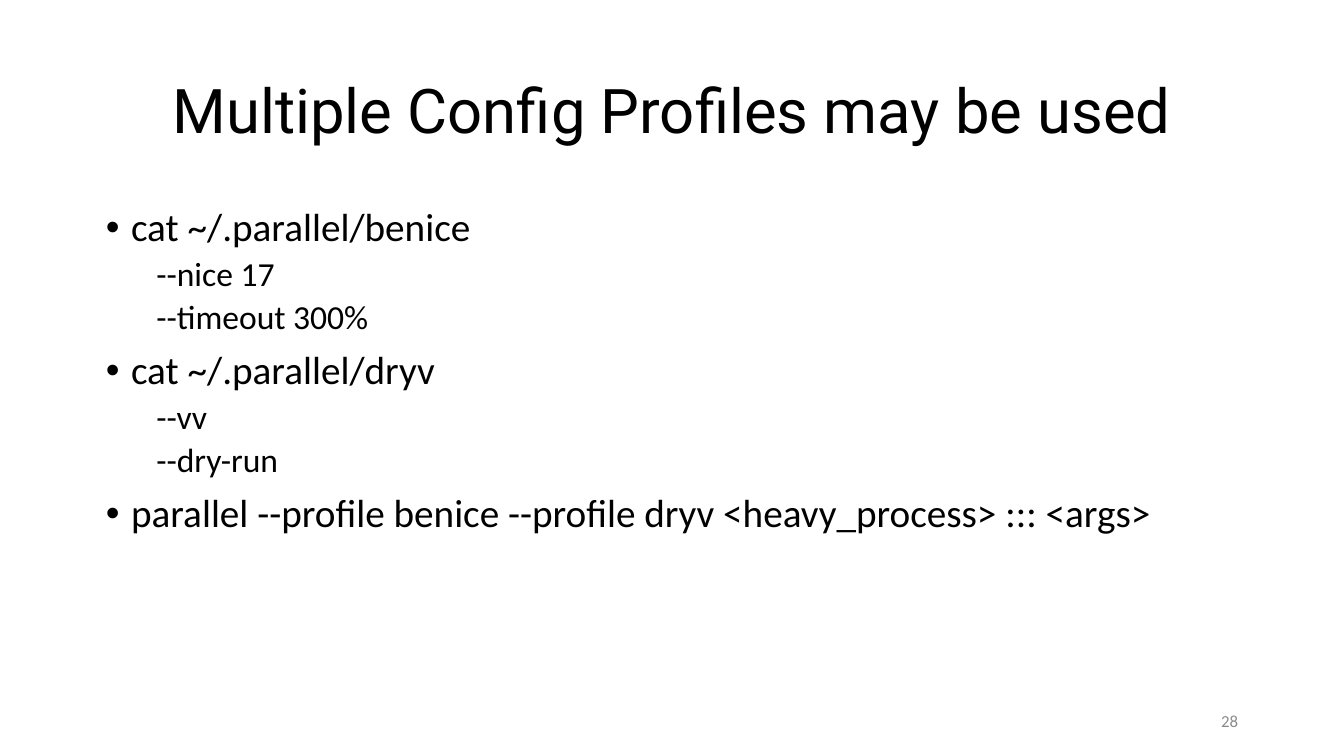
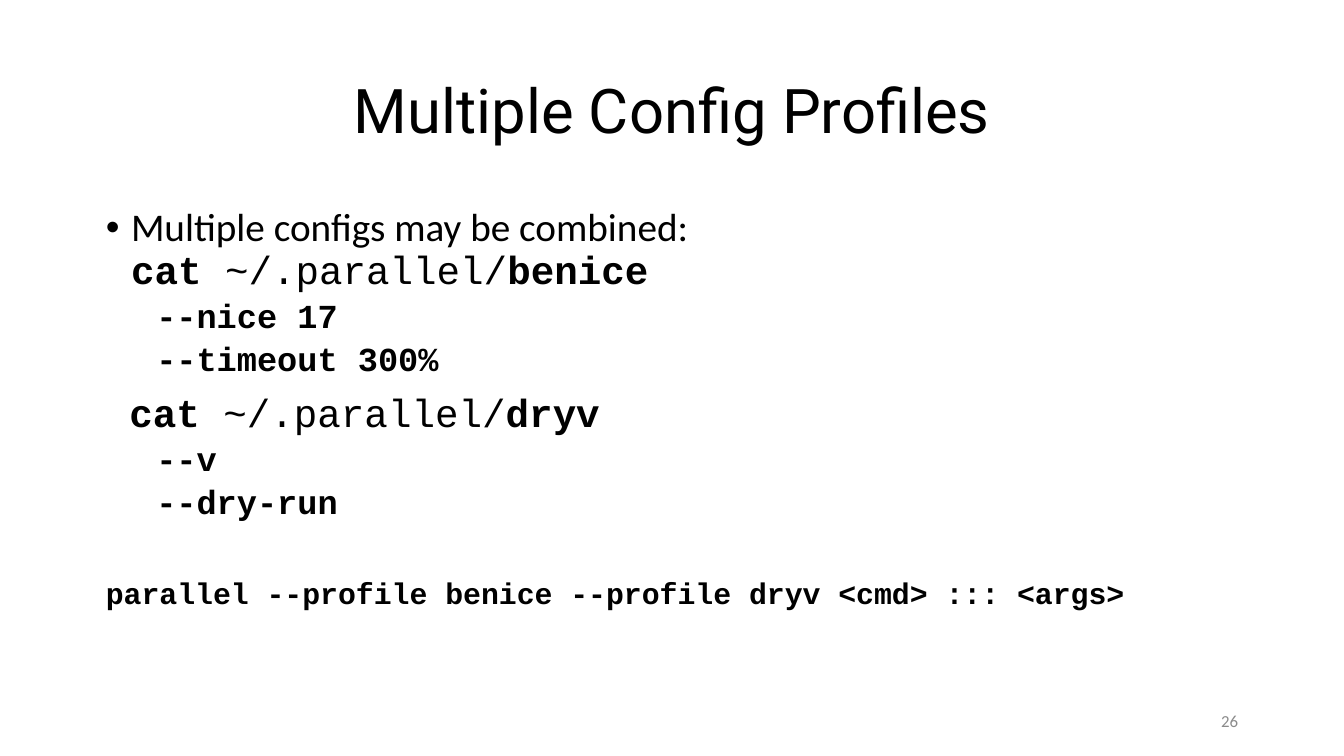
Before and after one commit to ketancmaheshwari/pearc24tut, a slide deck: slide 26 of gnu-parallel-tutorial.pptx (slide 28 before the commit). Drawn at 1344x756 pixels with LibreOffice and Linux fonts; fonts in the diff are those of the drawing. Boxes give left, top, right and bottom in pixels: in the first picture for what was removed or moved away, otherwise in the second. Text is boxed around its words. In the diff, an @@ line names an element or a change of style, - is before the commit and + after.

```diff
--- a/gnu-parallel-tutorial.pptx
+++ b/gnu-parallel-tutorial.pptx
@@ title at <box>354,86,990,146</box>: text changed @@
-Multiple Config Profiles may be used
+Multiple Config Profiles
@@ text at <box>131,213,688,292</box>: text changed @@
-• cat ~/.parallel/benice
+• Multiple configs may be combined:
+  cat ~/.parallel/benice
@@ text at <box>129,304,599,521</box>: font Calibri to Courier New, bold on in "--nice 17", "--timeout 300%", "cat ~/.parallel/dryv", "--dry-run"; bullet • to none @@
@@ text at <box>156,453,216,471</box>: text changed; font Calibri to Courier New; bold on @@
-  --vv
+  --v
@@ text at <box>106,582,1124,611</box>: text changed; size 21 to 16 pt; font Calibri to Courier New; bold on @@
-• parallel --profile benice --profile dryv <heavy_process> ::: <args>
+parallel --profile benice --profile dryv <cmd> ::: <args>
@@ page number at <box>1221,715,1238,727</box>: text changed @@
-28
+26
```
Also in this commit, not shown: 18 other slides changed, 5 slides added, 2 slides removed, 6 other files.
